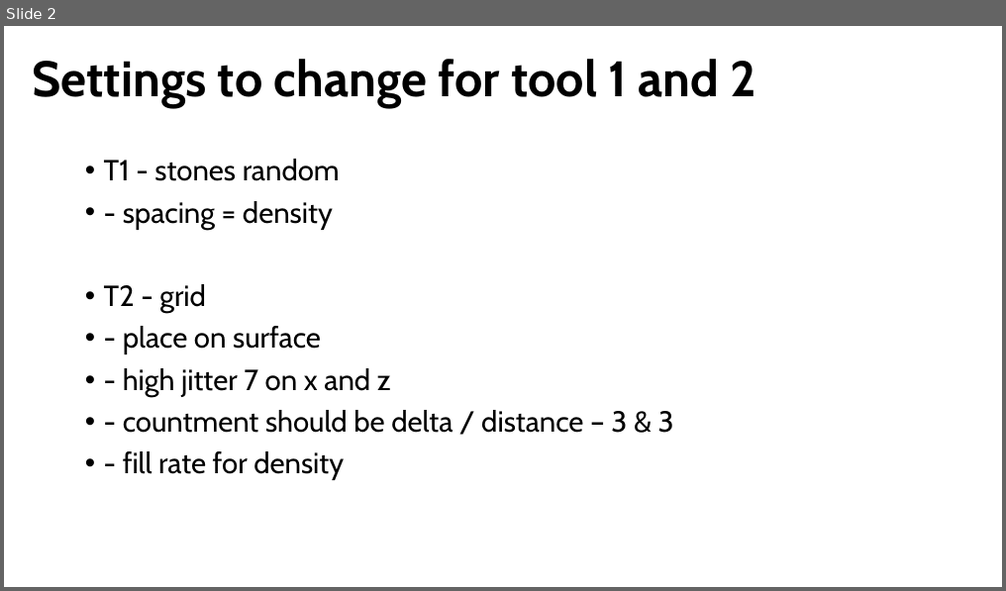
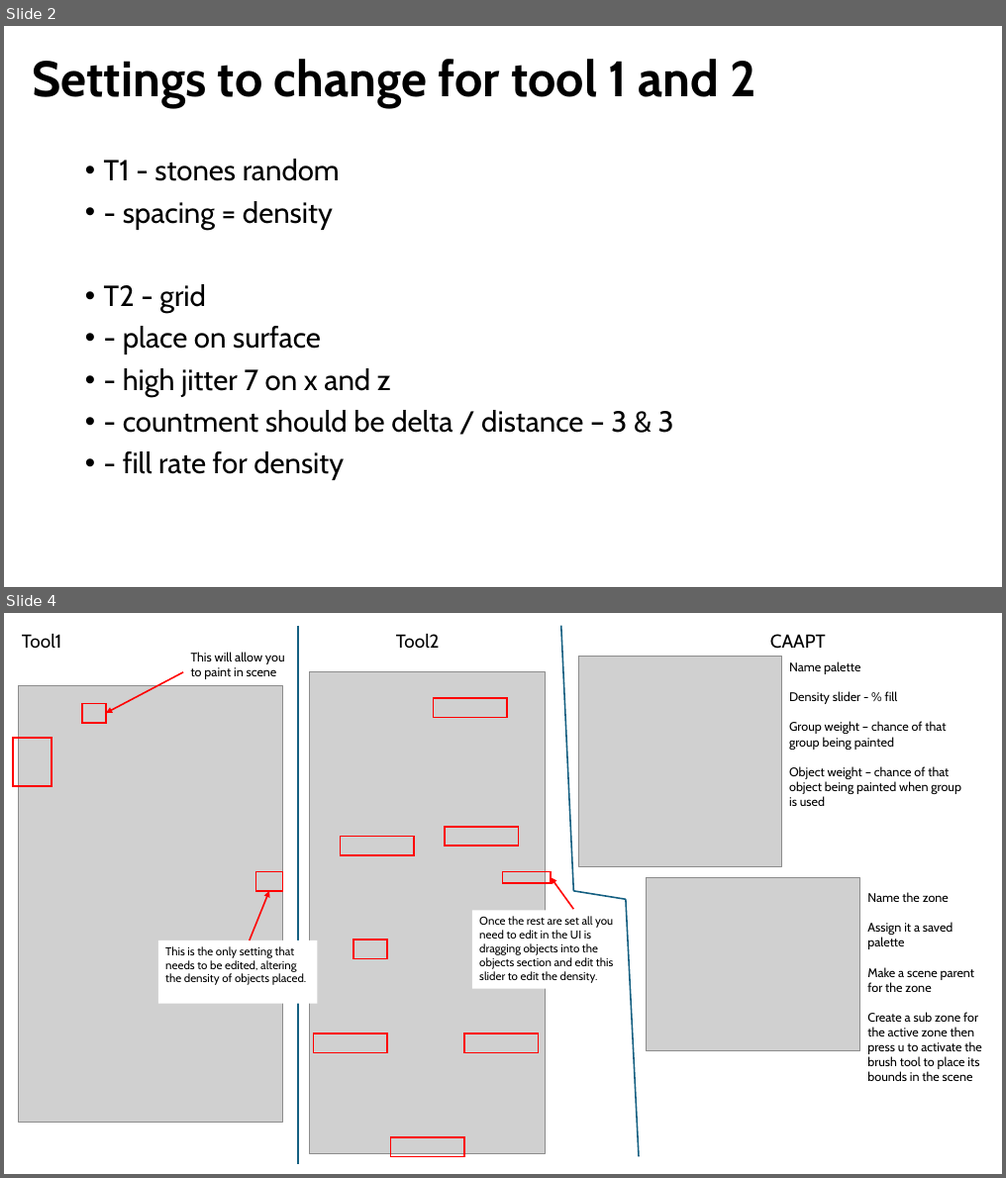
Before and after one commit to D761454/Tools-Development, a slide deck: PaletteInstructions.pptx. Shown one above the other, each under a label of ours: slide 2 before the commit, slides 2 and 4 after it; the slides between them are not shown. The pictures are 1006x591 and 1006x1178 pixels, drawn with LibreOffice and Linux fonts; fonts in the diff are those of the drawing; grey boxes stand for pictures. Boxes give left, top, right and bottom in pixels: in the first picture for what was removed or moved away, otherwise in the second. Text is boxed around its words. In the diff, an @@ line names an element or a change of style, - is before the commit and + after.

```diff
--- a/PaletteInstructions.pptx
+++ b/PaletteInstructions.pptx
@@ slide 4 added at (4, 613, 1002, 1174), background #FFFFFF @@
@@ text added at (22, 633, 826, 649), 18 pt, text #000000 @@
+Tool1 Tool2 CAAPT
@@ line added from (298, 626) to (298, 1164), #156082 1.5 pt @@
@@ line added from (561, 626) to (573, 891), #156082 1.5 pt @@
@@ text added at (191, 652, 285, 679), 12 pt, text #000000 @@
+This will allow you to paint in scene
@@ picture added at (579, 656, 782, 866) @@
@@ text added at (789, 662, 961, 806), 12 pt, text #000000 @@
+Name palette
+Density slider - % fill
+Group weight – chance of that group being painted
+Object weight – chance of that object being painted when group is used
@@ picture added at (19, 685, 282, 1123) @@
@@ arrow added from (183, 672) to (106, 713), #FF0000 1.5 pt @@
@@ picture added at (310, 672, 546, 1154) @@
@@ rectangle added at (434, 698, 508, 718), outline #FF0000 1.5 pt @@
@@ rectangle added at (82, 703, 106, 723), outline #FF0000 1.5 pt @@
@@ rectangle added at (13, 738, 52, 786), outline #FF0000 1.5 pt @@
@@ rectangle added at (341, 836, 414, 856), outline #FF0000 1.5 pt @@
@@ rectangle added at (445, 827, 519, 846), outline #FF0000 1.5 pt @@
@@ rectangle added at (256, 872, 282, 891), outline #FF0000 1.5 pt @@
@@ rectangle added at (503, 872, 551, 883), outline #FF0000 1.5 pt @@
@@ arrow added from (573, 909) to (550, 878), #FF0000 1.5 pt @@
@@ picture added at (646, 878, 860, 1052) @@
@@ arrow added from (250, 941) to (269, 891), #FF0000 1.5 pt @@
@@ line added from (573, 891) to (626, 900), #156082 1.5 pt @@
@@ line added from (626, 900) to (639, 1157), #156082 1.5 pt @@
@@ text added at (867, 892, 981, 1081), 12 pt, text #000000 @@
+Name the zone
+Assign it a saved palette
+Make a scene parent for the zone
+Create a sub zone for the active zone then press u to activate the brush tool to place its bounds in the scene
@@ rectangle added at (472, 910, 631, 989), fill #FFFFFF, 11 pt, text #000000 @@
+Once the rest are set all you need to edit in the UI is dragging objects into the objects section and edit this slider to edit the density.
@@ rectangle added at (158, 941, 317, 1004), fill #FFFFFF, 11 pt, text #000000 @@
+This is the only setting that needs to be edited, altering the density of objects placed.
@@ rectangle added at (353, 940, 387, 959), outline #FF0000 1.5 pt @@
@@ rectangle added at (313, 1034, 387, 1054), outline #FF0000 1.5 pt @@
@@ rectangle added at (464, 1034, 539, 1054), outline #FF0000 1.5 pt @@
@@ rectangle added at (390, 1138, 464, 1157), outline #FF0000 1.5 pt @@
```
Also in this commit, not shown: 1 slide changed.
